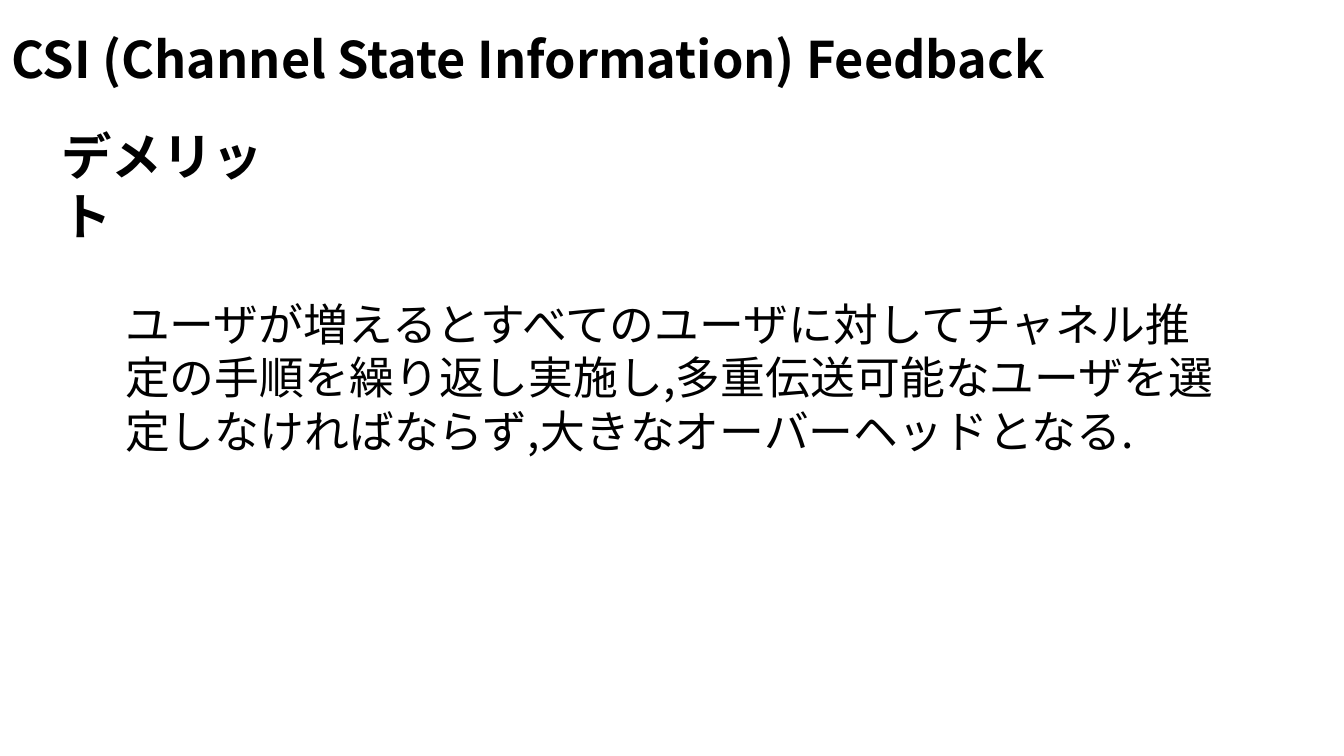
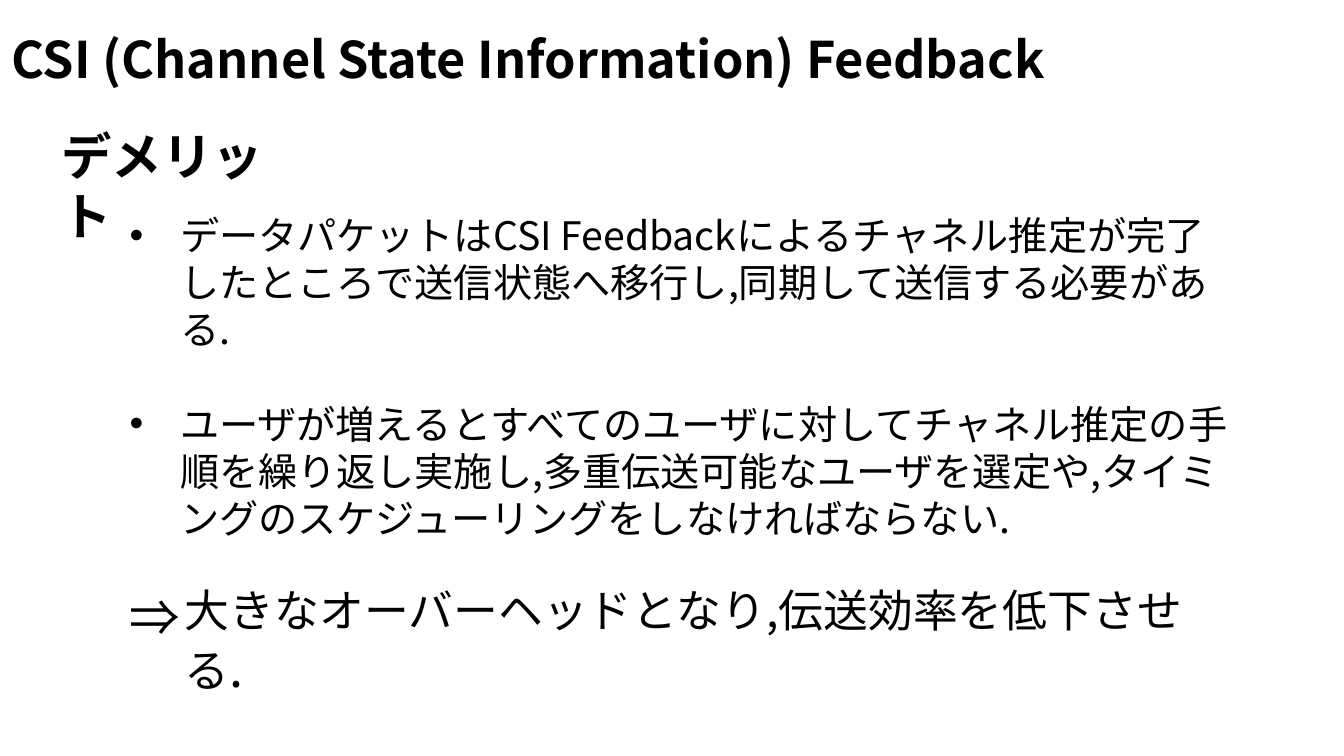
Before and after one commit to ryoww/seminar, a slide deck: slide 7 of MIMO/MU-MIMO.pptx (slide 11 before the commit). Drawn at 1344x756 pixels with LibreOffice and Linux fonts; fonts in the diff are those of the drawing. Boxes give left, top, right and bottom in pixels: in the first picture for what was removed or moved away, otherwise in the second. Text is boxed around its words. In the diff, an @@ line names an element or a change of style, - is before the commit and + after.

```diff
--- a/MIMO/MU-MIMO.pptx
+++ b/MIMO/MU-MIMO.pptx
@@ text at bbox=[180, 216, 1227, 536]: text changed; size 32 to 28 pt @@
-ユーザが増えるとすべてのユーザに対してチャネル推定の手順を繰り返し実施し,多重伝送可能なユーザを選定しなければならず,大きなオーバーヘッドとなる.
+• データパケットはCSI Feedbackによるチャネル推定が完了したところで送信状態へ移行し,同期して送信する必要がある.
+• ユーザが増えるとすべてのユーザに対してチャネル推定の手順を繰り返し実施し,多重伝送可能なユーザを選定や,タイミングのスケジューリングをしなければならない.
@@ text added at bbox=[120, 581, 184, 652], 36 pt, text #000000 @@
+⇒
@@ text added at bbox=[185, 589, 1182, 636], 32 pt, text #000000 @@
+大きなオーバーヘッドとなり,伝送効率を低下させる.
```
Also in this commit, not shown: 8 other slides changed, 7 slides added, 1 slide removed, 26 other files.
